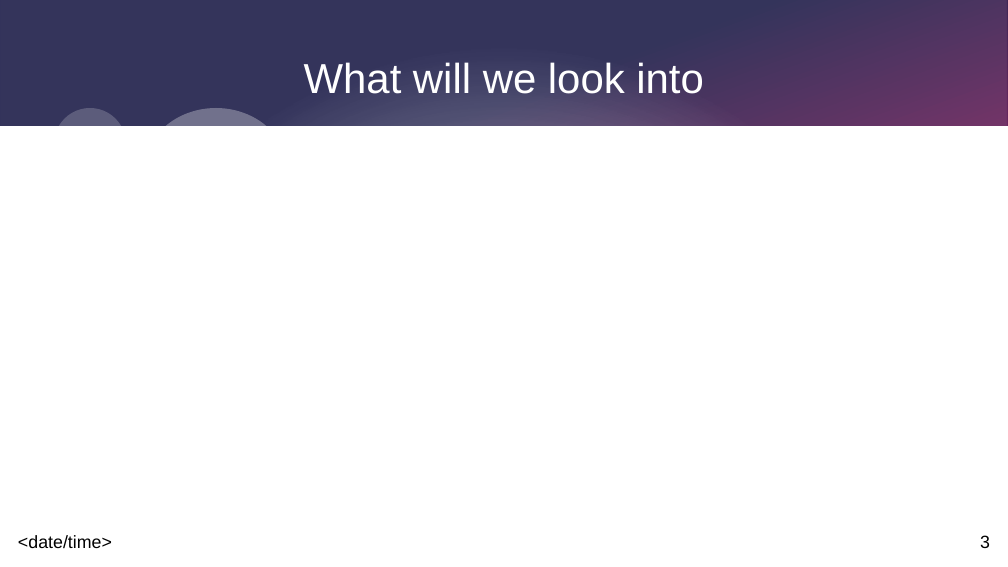
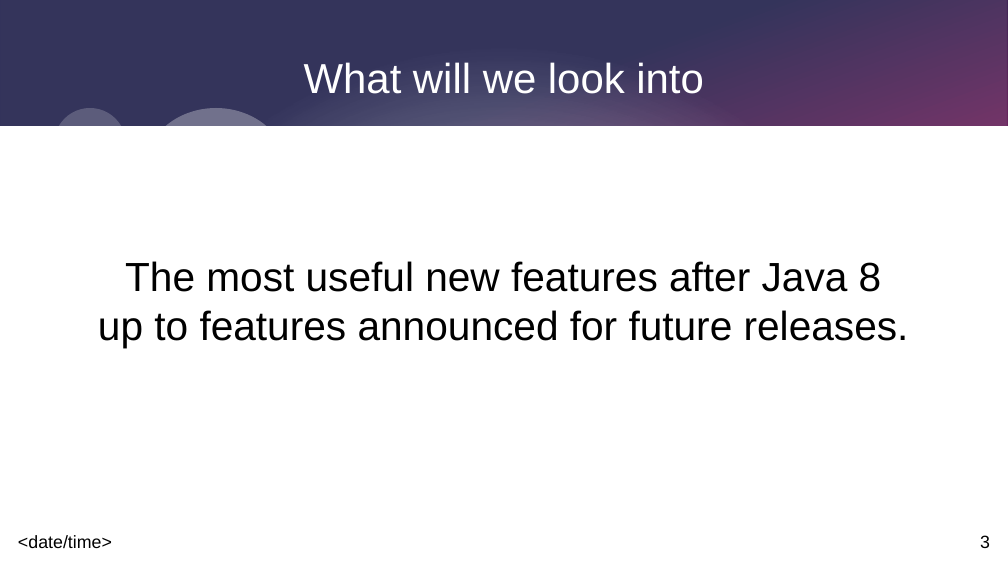
Before and after one commit to johnnyegel/Talk_JavaLatestAndGreatest, a slide deck: slide 3 of Presentation/JavaLatestAndGreatest.odp. Drawn at 1008x567 pixels with LibreOffice and Linux fonts; fonts in the diff are those of the drawing. Boxes give left, top, right and bottom in pixels: in the first picture for what was removed or moved away, otherwise in the second. Text is boxed around its words. In the diff, an @@ line names an element or a change of style, - is before the commit and + after.

```diff
--- a/Presentation/JavaLatestAndGreatest.odp
+++ b/Presentation/JavaLatestAndGreatest.odp
@@ subtitle added at bbox=[98, 261, 909, 347], 32 pt, text #000000 @@
+The most useful new features after Java 8
+up to features announced for future releases.
```
Also in this commit, not shown: 3 other slides changed, 2 slides added, 6 other files.
